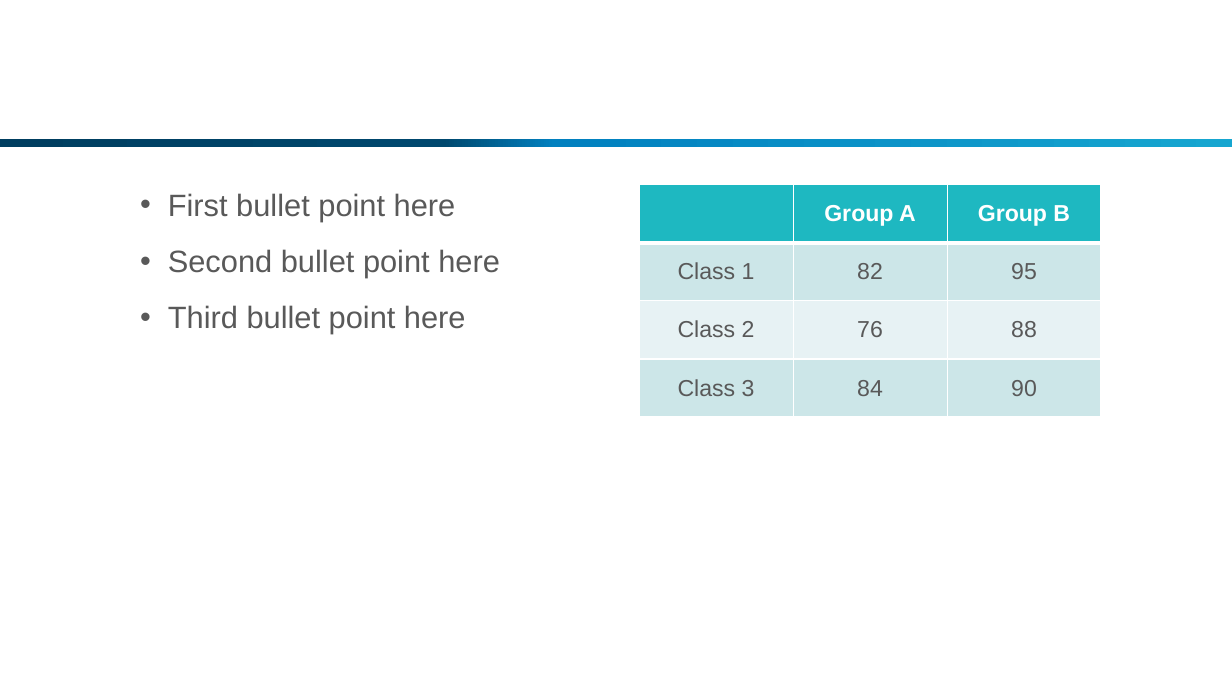
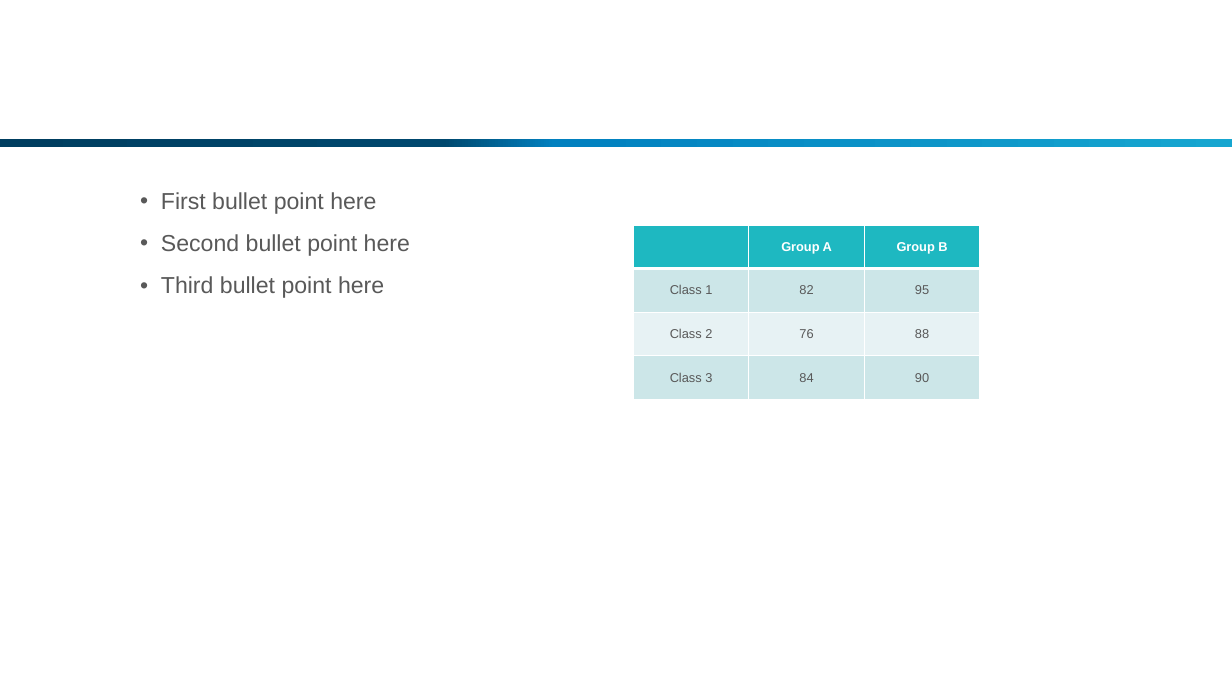
Before and after one commit to jeffryang24/RouterMaya, a slide deck: slide 4 of PPT/Template/Tabloid Router Maya.potx. Drawn at 1232x693 pixels with LibreOffice and Linux fonts; fonts in the diff are those of the drawing; background and template pictures are left out. Boxes give left, top, right and bottom in pixels: in the first picture for what was removed or moved away, otherwise in the second. Text is boxed around its words. In the diff, an @@ line names an element or a change of style, - is before the commit and + after.

```diff
--- a/PPT/Template/Tabloid Router Maya.potx
+++ b/PPT/Template/Tabloid Router Maya.potx
@@ text "First bullet point here" at [161,192,410,298]: size 24 to 18 pt; indent changed; less space between paragraphs @@
@@ table at [633,226,980,400] @@
@@ size 18 to 10 pt @@
@@ table: place and size @@
-table at [640,185,1103,417]
+table at [633,226,980,400]
```
Also in this commit, not shown: 4 other slides changed, 1 slide added, 1 slide removed.
